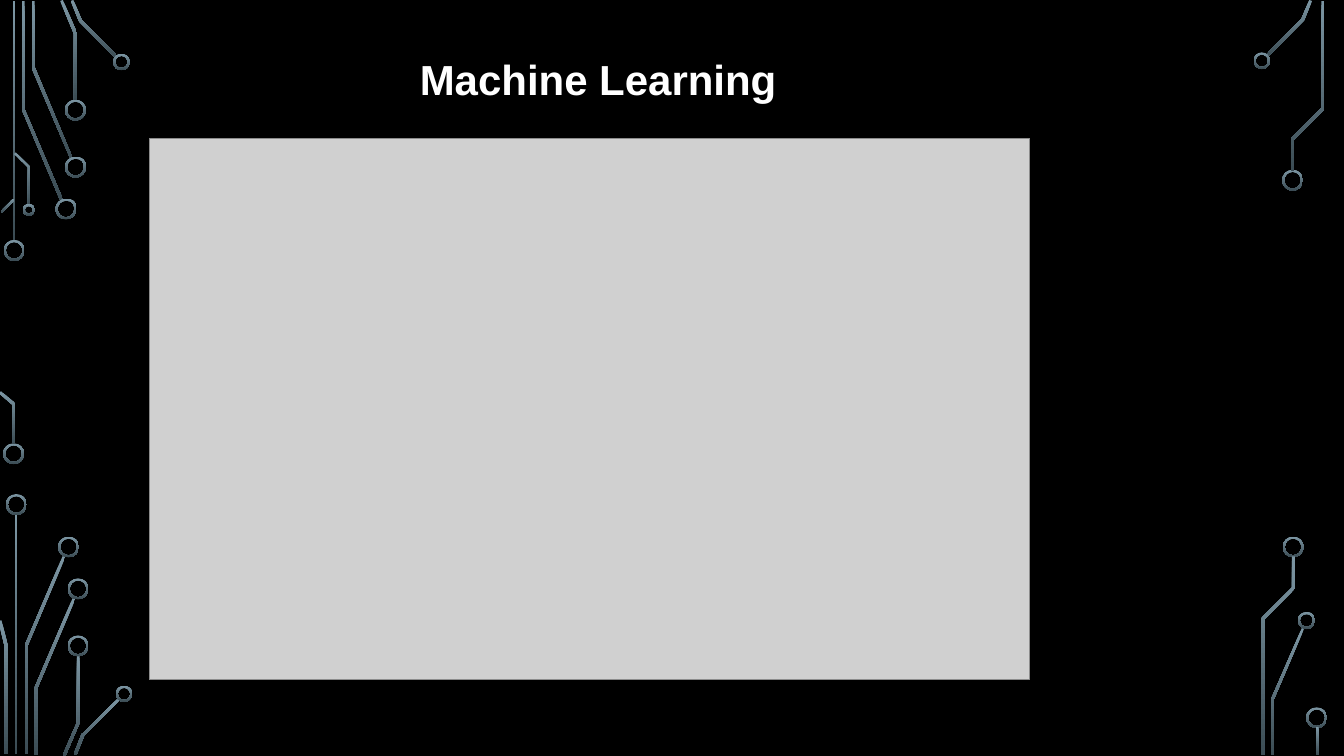
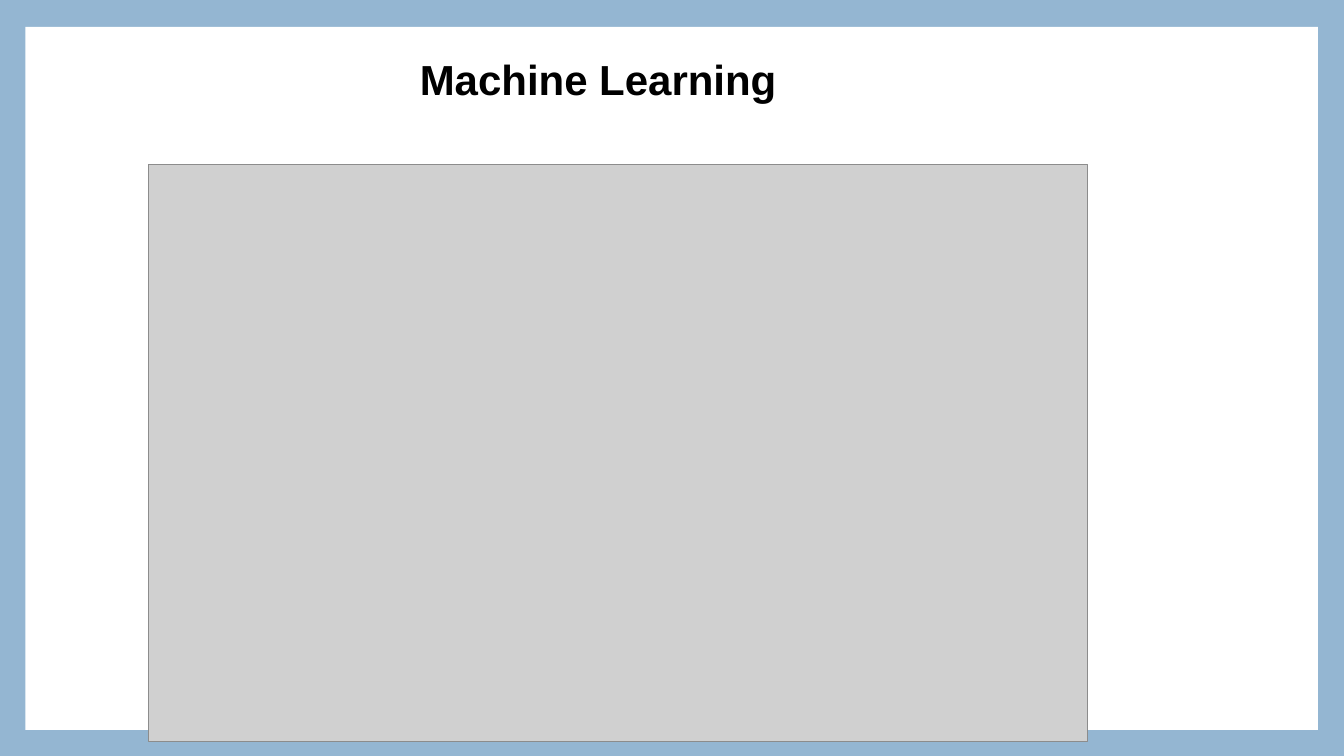
Before and after one commit to Akshaykumar2004/Aigle_Assignment6, a slide deck: slide 5 of AgileProject.pptx. Drawn at 1344x756 pixels with LibreOffice and Linux fonts; fonts in the diff are those of the drawing; grey boxes stand for pictures; background and template pictures are left out. Boxes give left, top, right and bottom in pixels: in the first picture for what was removed or moved away, otherwise in the second. Text is boxed around its words. In the diff, an @@ line names an element or a change of style, - is before the commit and + after.

```diff
--- a/AgileProject.pptx
+++ b/AgileProject.pptx
@@ background picture (left out) to #94B6D2 @@
@@ rectangle added at box(25, 27, 1318, 730), fill #FFFFFF @@
@@ text "Machine Learning" at box(420, 64, 776, 104): text colour #FFFFFF to #000000 @@
@@ picture: place and size @@
-picture at box(149, 138, 1030, 680)
+picture at box(149, 164, 1088, 742)
@@ group removed at box(0, 0, 1328, 756): 33 freeform shapes, 3 rectangles @@
```
Also in this commit, not shown: 16 other slides changed, 3 other files.
